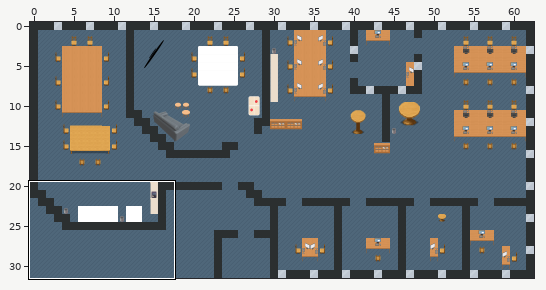
A Tiled map (JSON) gets an edit: map.tmj. The first picture is a wide view before the edit; the outline marks the close-up.
Close-up. Earlier state:
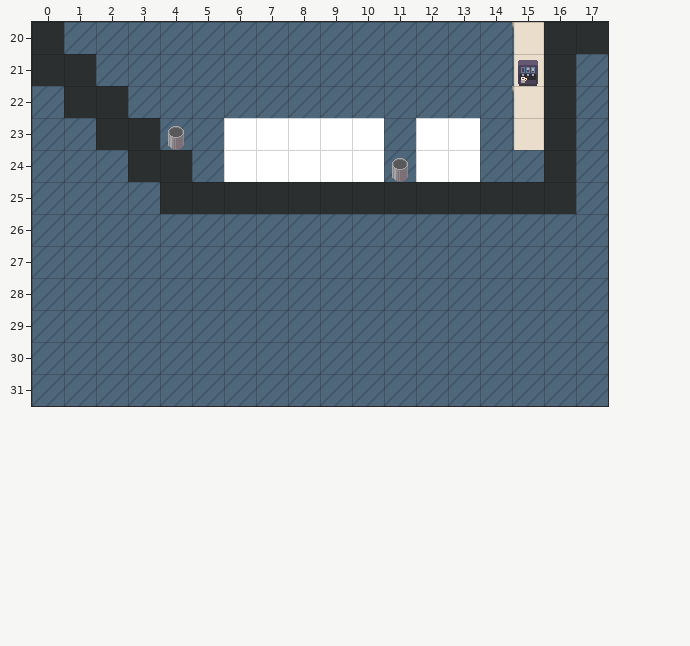
Cells are 32x32 px. Shown: x 0..17, y 20..31. The commit also changed other parts of the map, which this record leaves out. Tiles whose own drawing changed are shown in their newer look in all pictures.
Once edited:
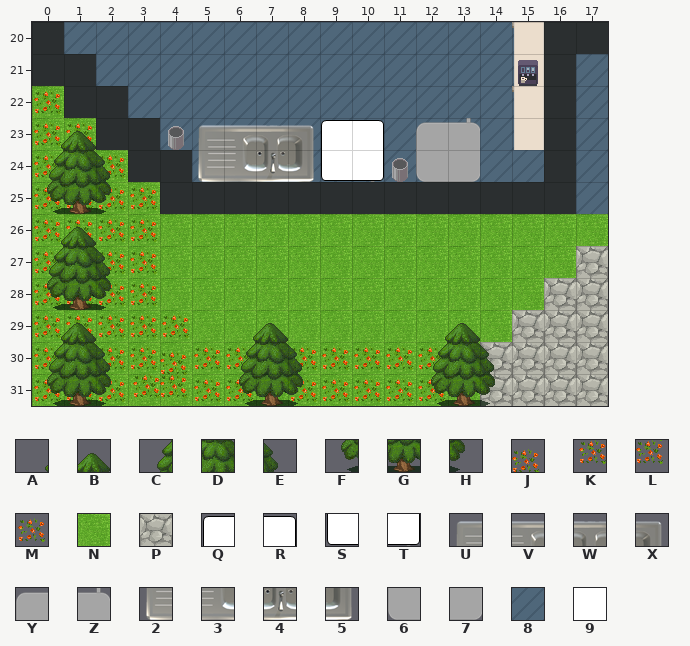
Key: from "WA_Exterior": A 350, B 351, C 375, D 376, E 377, F 400, G 401, H 402, J 534, K 558, L 559, M 584, N 625, P 639; from "WA_Miscellaneous - v2": Q 77, R 78, S 87, T 88, U 93, V 94, W 95, X 96, Y 97, Z 98, 2 103, 3 104, 4 105, 5 106, 6 107, 7 108; from "WA_Room_Builder": 8 360; from "WA_Tables": 9 321.
_ is an empty cell.
Tiles of an added or newly shown layer are drawn over the layers below it.
Difference:
Layer "exterior/gardenGround" (added):
The edit adds tile N in row 22 at x 0; in row 23 at x 0 to 1; in row 24 at x 0 to 2; in row 25 at x 0 to 3; in row 26 at x 0 to 17; in row 27 at x 0 to 16.
The edit adds tile N in row 28 at x 0 to 15; in row 29 at x 0 to 14; in rows 30 to 31 at x 0 to 13.
Layer "exterior/pathway" (added):
The edit adds tile P in row 27 at x 17; in row 28 at x 16 to 17; in row 29 at x 15 to 17; in rows 30 to 31 at x 14 to 17.
Layer "exterior/flowers" (added):
The edit adds tile J in row 30 at x 4.
The edit adds tile K in row 31 at x 3.
The edit adds tile L in row 31 at x 4.
The edit adds tile M in row 22 at x 0; in row 23 at x 0 to 1; in row 24 at x 0 to 2; in rows 25 to 28 at x 0 to 3; in row 29 at x 0 to 4; in row 30 at x 0 to 3, 5 to 6 and 8 to 12.
The edit adds tile M in row 31 at x 0 to 2, 5 to 6 and 8 to 12.
Layer "exterior/trees" (added):
The edit adds tile A in row 23 at x 0; in row 26 at x 0; in row 29 at x 0, 6 and 12.
The edit adds tile B in row 23 at x 1; in row 26 at x 1; in row 29 at x 1, 7 and 13.
The edit adds tile C in row 24 at x 0; in row 27 at x 0; in row 30 at x 0, 6 and 12.
The edit adds tile D in row 24 at x 1; in row 27 at x 1; in row 30 at x 1, 7 and 13.
The edit adds tile E in row 24 at x 2; in row 27 at x 2; in row 30 at x 2, 8 and 14.
The edit adds tile F in row 25 at x 0; in row 28 at x 0; in row 31 at x 0, 6 and 12.
The edit adds tile G in row 25 at x 1; in row 28 at x 1; in row 31 at x 1, 7 and 13.
The edit adds tile H in row 25 at x 2; in row 28 at x 2; in row 31 at x 2, 8 and 14.
Layer "floor/floor1":
The edit erases tile 8 in row 22 at x 0; in row 23 at x 0 to 1; in row 24 at x 0 to 2; in row 25 at x 0 to 3; in rows 26 to 31 at x 0 to 17.
Layer "furniture/furniture":
The edit adds tile 2 in row 24 at x 5.
Tile 9 gives way to tile 3 in row 24 at x 6.
Tile 9 gives way to tile 4 in row 24 at x 7.
Tile 9 gives way to tile 5 in row 24 at x 8.
Tile 9 gives way to tile 6 in row 24 at x 12.
Tile 9 gives way to tile 7 in row 24 at x 13.
Tile 9 gives way to tile Q in row 23 at x 9.
Tile 9 gives way to tile R in row 23 at x 10.
Tile 9 gives way to tile S in row 24 at x 9.
Tile 9 gives way to tile T in row 24 at x 10.
The edit adds tile U in row 23 at x 5.
Tile 9 gives way to tile V in row 23 at x 6.
Tile 9 gives way to tile W in row 23 at x 7.
Tile 9 gives way to tile X in row 23 at x 8.
Tile 9 gives way to tile Y in row 23 at x 12.
Tile 9 gives way to tile Z in row 23 at x 13.
Changed places in both close-ups, as pixel boxes (x1, y1, x2, y2):
changed: (32, 86, 608, 406)
